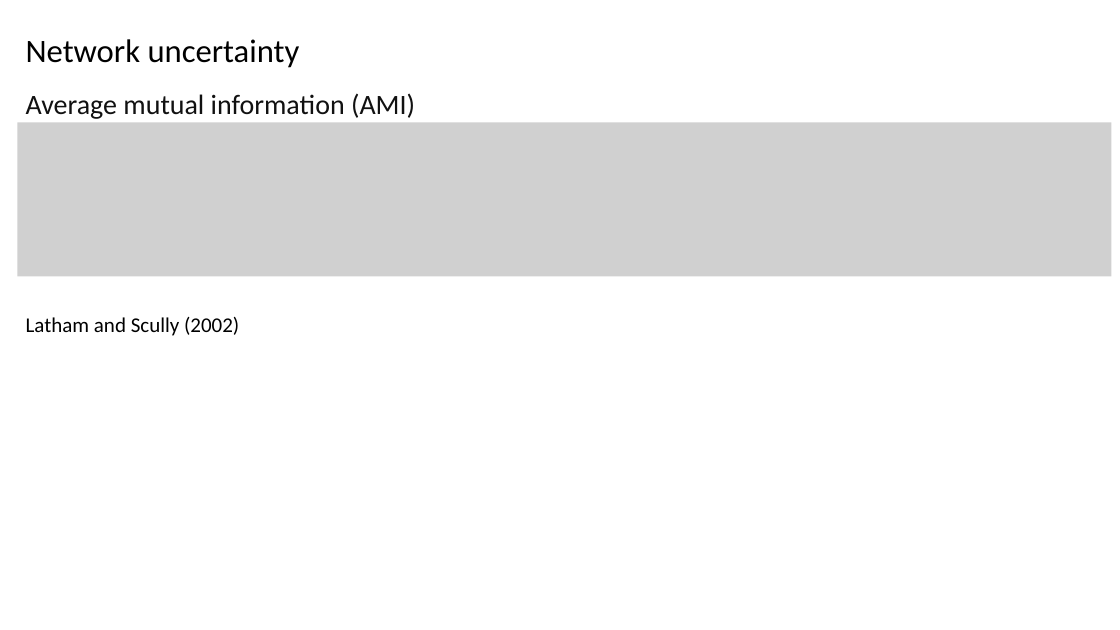
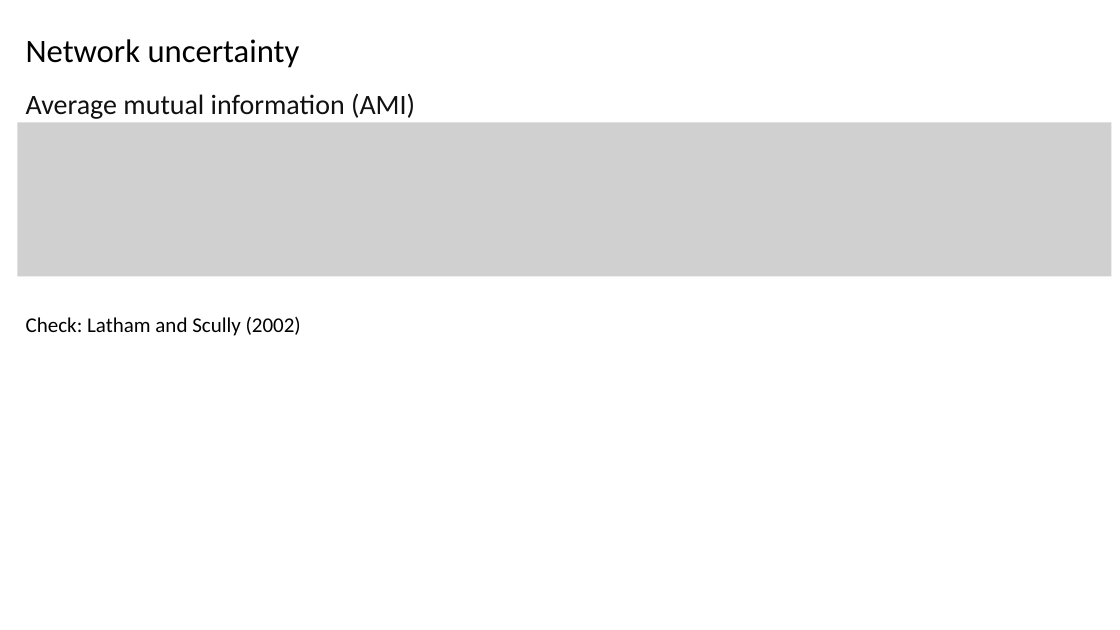
Before and after one commit to chueh1115/GPSC_data, a slide deck: slide 8 of context/GCfoodweb_p3.pptx. Drawn at 1120x630 pixels with LibreOffice and Linux fonts; fonts in the diff are those of the drawing; grey boxes stand for pictures. Boxes give left, top, right and bottom in pixels: in the first picture for what was removed or moved away, otherwise in the second. Text is boxed around its words. In the diff, an @@ line names an element or a change of style, - is before the commit and + after.

```diff
--- a/context/GCfoodweb_p3.pptx
+++ b/context/GCfoodweb_p3.pptx
@@ text at [26,317,301,336]: text changed @@
-Latham and Scully (2002)
+Check: Latham and Scully (2002)
```
Also in this commit, not shown: 6 other slides changed, 7 slides added, 14 other files.
